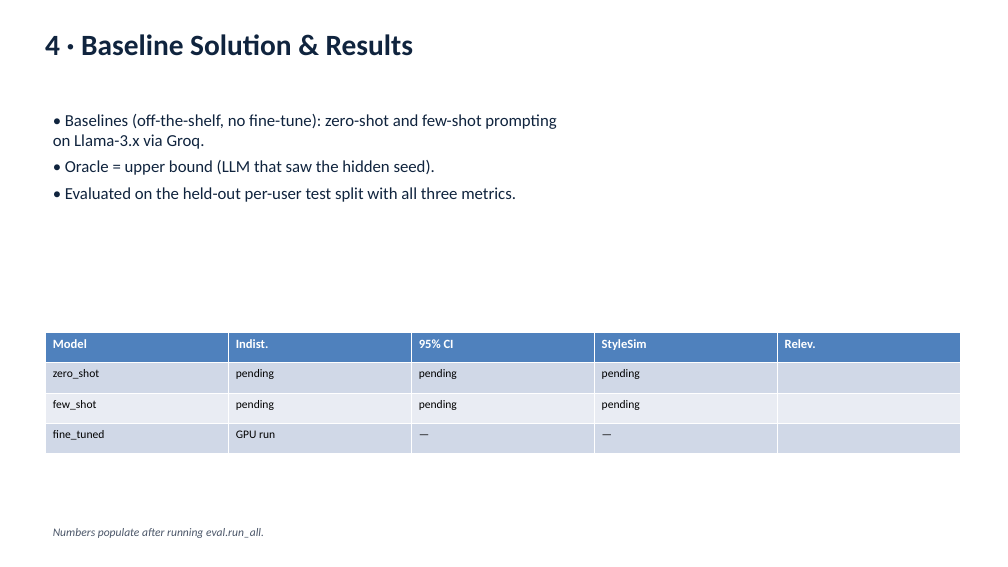
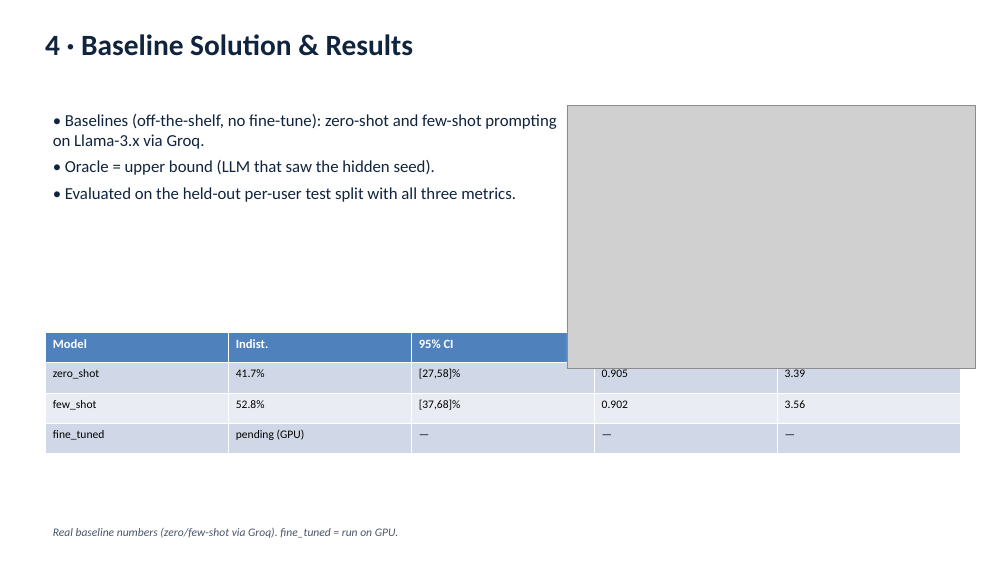
Before and after one commit to adir7070/GAIA-AI, a slide deck: slide 6 of slides/interim.pptx. Drawn at 1008x567 pixels with LibreOffice and Linux fonts; fonts in the diff are those of the drawing; grey boxes stand for pictures. Boxes give left, top, right and bottom in pixels: in the first picture for what was removed or moved away, otherwise in the second. Text is boxed around its words. In the diff, an @@ line names an element or a change of style, - is before the commit and + after.

```diff
--- a/slides/interim.pptx
+++ b/slides/interim.pptx
@@ picture added at (x1=567, y1=106, x2=975, y2=368) @@
@@ table at (x1=45, y1=333, x2=960, y2=454) @@
-row 2: zero_shot | pending | pending | pending | 
+row 2: zero_shot | 41.7% | [27,58]% | 0.905 | 3.39
-row 3: few_shot | pending | pending | pending | 
+row 3: few_shot | 52.8% | [37,68]% | 0.902 | 3.56
-row 4, column 2: GPU run
+row 4, column 2: pending (GPU)
-row 4, column 5: 
+row 4, column 5: —
@@ text at (x1=53, y1=528, x2=398, y2=538): text changed @@
-Numbers populate after running eval.run_all.
+Real baseline numbers (zero/few-shot via Groq). fine_tuned = run on GPU.
```
Also in this commit, not shown: 2 other slides changed, 17 other files.
